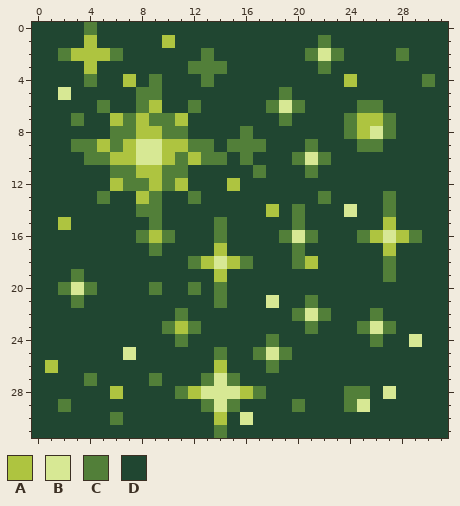
Pixel-art sprite -- assets/back3.png. That is the earlier state.
The file is 32x32 pixels. Colours within 5 levels of each other are drawn and written as one.
Palette (. is transparent): A #aec440  B #d7e894  C #527f39  D #204631
Now the later version:
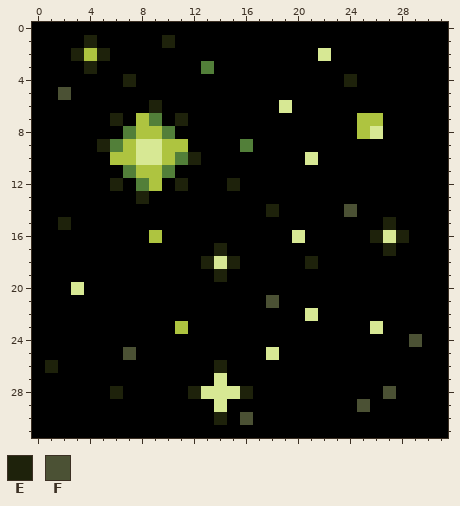
Colours new in this view: E #1e220b  F #4b5134
From old to new:
@@ palette @@
-D #204631
+D #000000
@@ x 0..31 @@
- 0 DDDDCDDDDDDDDDDDDDDDDDDDDDDDDDDD
- 1 DDDDADDDDDADDDDDDDDDDDCDDDDDDDDD
- 2 DDCAAACDDDDDDCDDDDDDDCBCDDDDCDDD
- 3 DDDDADDDDDDDCCCDDDDDDDCDDDDDDDDD
- 4 DDDDCDDADCDDDCDDDDDDDDDDADDDDDCD
- 5 DDBDDDDDCCDDDDDDDDDCDDDDDDDDDDDD
- 6 DDDDDCDDCADDCDDDDDCBCDDDDCCDDDDD
- 7 DDDCDDACACCADDDDDDDCDDDDCAACDDDD
- 8 DDDDDDCCAACCDDDDCDDDDDDDCABCDDDD
- 9 DDDCCACABBAACCDCCCDDDCDDDCCDDDDD
-10 DDDDCCAABBACACCDCDDDCBCDDDDDDDDD
-11 DDDDDDCCAACCDDDDDCDDDCDDDDDDDDDD
-12 DDDDDDACCACADDDADDDDDDDDDDDDDDDD
-13 DDDDDCDDACDDCDDDDDDDDDCDDDDCDDDD
-14 DDDDDDDDCCDDDDDDDDADCDDDBDDCDDDD
-15 DDADDDDDDCDDDDCDDDDDCDDDDDDADDDD
-16 DDDDDDDDCACDDDCDDDDCBCDDDCABACDD
-17 DDDDDDDDDCDDDDADDDDDCDDDDDDADDDD
-18 DDDDDDDDDDDDCABACDDDCADDDDDCDDDD
-19 DDDCDDDDDDDDDDADDDDDDDDDDDDCDDDD
-20 DDCBCDDDDCDDCDCDDDDDDDDDDDDDDDDD
-21 DDDCDDDDDDDDDDCDDDBDDCDDDDDDDDDD
-22 DDDDDDDDDDDCDDDDDDDDCBCDDDCDDDDD
-23 DDDDDDDDDDCACDDDDDDDDCDDDCBCDDDD
-24 DDDDDDDDDDDCDDDDDDCDDDDDDDCDDBDD
-25 DDDDDDDBDDDDDDCDDCBCDDDDDDDDDDDD
-26 DADDDDDDDDDDDDADDDCDDDDDDDDDDDDD
-27 DDDDCDDDDCDDDCBCDDDDDDDDDDDDDDDD
-28 DDDDDDADDDDCABBBACDDDDDDCCDBDDDD
-29 DDCDDDDDDDDDDCBCDDDDCDDDCBDDDDDD
-30 DDDDDDCDDDDDDDADBDDDDDDDDDDDDDDD
-31 DDDDDDDDDDDDDDCDDDDDDDDDDDDDDDDD
+ 0 DDDDDDDDDDDDDDDDDDDDDDDDDDDDDDDD
+ 1 DDDDEDDDDDEDDDDDDDDDDDDDDDDDDDDD
+ 2 DDDEAEDDDDDDDDDDDDDDDDBDDDDDDDDD
+ 3 DDDDEDDDDDDDDCDDDDDDDDDDDDDDDDDD
+ 4 DDDDDDDEDDDDDDDDDDDDDDDDEDDDDDDD
+ 5 DDFDDDDDDDDDDDDDDDDDDDDDDDDDDDDD
+ 6 DDDDDDDDDEDDDDDDDDDBDDDDDDDDDDDD
+ 7 DDDDDDEDACDEDDDDDDDDDDDDDAADDDDD
+ 8 DDDDDDDCAACDDDDDDDDDDDDDDABDDDDD
+ 9 DDDDDECABBAADDDDCDDDDDDDDDDDDDDD
+10 DDDDDDAABBACEDDDDDDDDBDDDDDDDDDD
+11 DDDDDDDCAACDDDDDDDDDDDDDDDDDDDDD
+12 DDDDDDEDCADEDDDEDDDDDDDDDDDDDDDD
+13 DDDDDDDDEDDDDDDDDDDDDDDDDDDDDDDD
+14 DDDDDDDDDDDDDDDDDDEDDDDDFDDDDDDD
+15 DDEDDDDDDDDDDDDDDDDDDDDDDDDEDDDD
+16 DDDDDDDDDADDDDDDDDDDBDDDDDEBEDDD
+17 DDDDDDDDDDDDDDEDDDDDDDDDDDDEDDDD
+18 DDDDDDDDDDDDDEBEDDDDDEDDDDDDDDDD
+19 DDDDDDDDDDDDDDEDDDDDDDDDDDDDDDDD
+20 DDDBDDDDDDDDDDDDDDDDDDDDDDDDDDDD
+21 DDDDDDDDDDDDDDDDDDFDDDDDDDDDDDDD
+22 DDDDDDDDDDDDDDDDDDDDDBDDDDDDDDDD
+23 DDDDDDDDDDDADDDDDDDDDDDDDDBDDDDD
+24 DDDDDDDDDDDDDDDDDDDDDDDDDDDDDFDD
+25 DDDDDDDFDDDDDDDDDDBDDDDDDDDDDDDD
+26 DEDDDDDDDDDDDDEDDDDDDDDDDDDDDDDD
+27 DDDDDDDDDDDDDDBDDDDDDDDDDDDDDDDD
+28 DDDDDDEDDDDDEBBBEDDDDDDDDDDFDDDD
+29 DDDDDDDDDDDDDDBDDDDDDDDDDFDDDDDD
+30 DDDDDDDDDDDDDDEDFDDDDDDDDDDDDDDD
+31 DDDDDDDDDDDDDDDDDDDDDDDDDDDDDDDD
